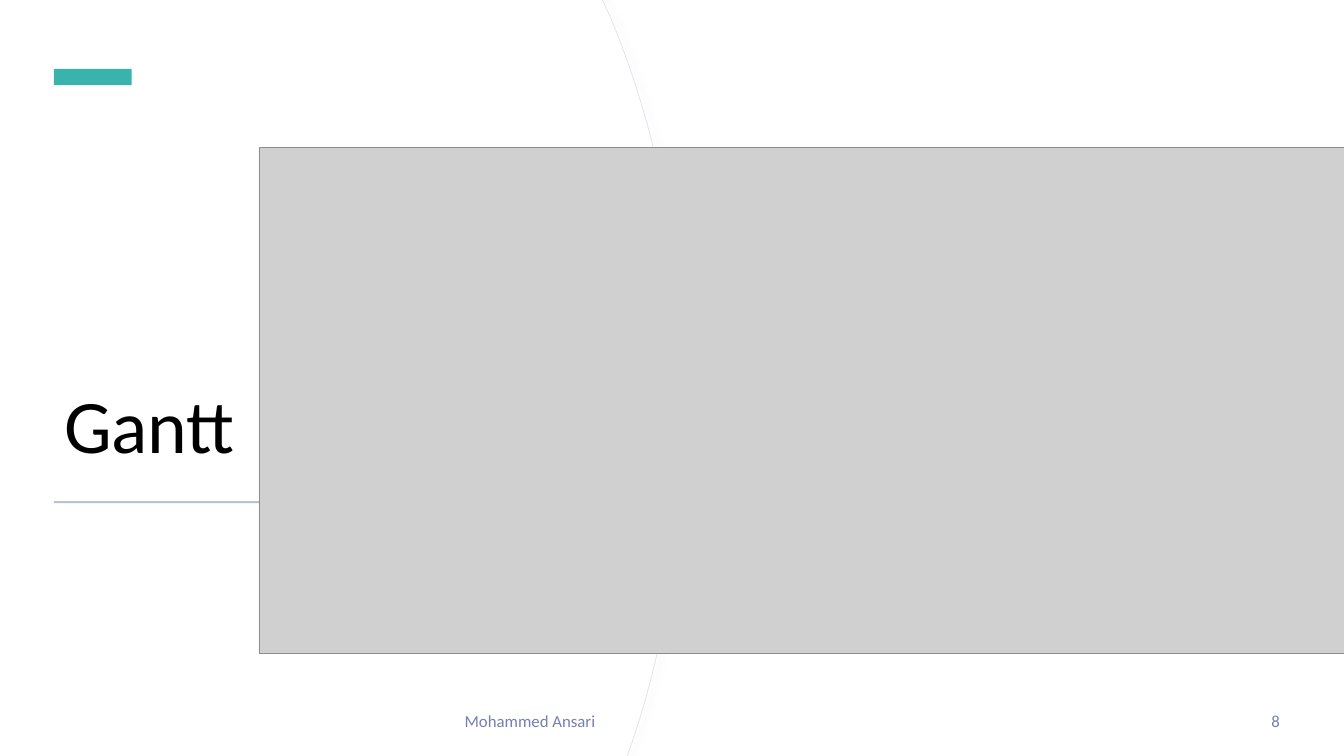
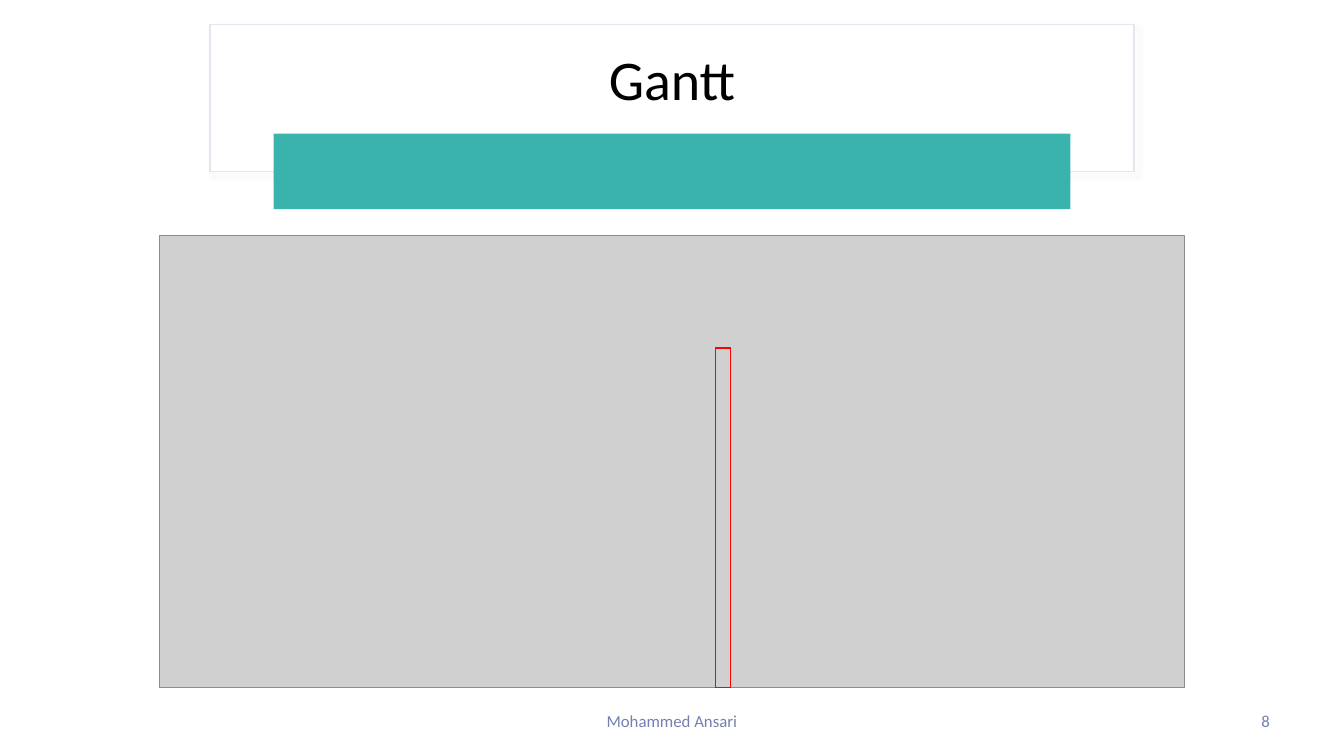
Before and after one commit to dirkt68/pl1-robotics, a slide deck: slide 8 of Presentations/Slides/Presentation_Feb_17.pptx. Drawn at 1344x756 pixels with LibreOffice and Linux fonts; fonts in the diff are those of the drawing; grey boxes stand for pictures. Boxes give left, top, right and bottom in pixels: in the first picture for what was removed or moved away, otherwise in the second. Text is boxed around its words. In the diff, an @@ line names an element or a change of style, - is before the commit and + after.

Commit message:
Added a slide.

```diff
--- a/Presentations/Slides/Presentation_Feb_17.pptx
+++ b/Presentations/Slides/Presentation_Feb_17.pptx
@@ freeform shape removed at (0, 0, 685, 756) @@
@@ freeform shape removed at (0, 0, 684, 756) @@
@@ rectangle added at (210, 24, 1134, 171), fill #FFFFFF, outline #E3E6EF 1 pt @@
@@ title "Gantt": place and size @@
-title "Gantt" at (64, 404, 235, 454)
+title "Gantt" at (609, 63, 735, 101)
@@ title "Gantt" at (609, 63, 735, 101): size 54 to 40 pt; alignment left to centre; vertical alignment bottom to middle @@
@@ rectangle removed at (54, 69, 132, 85) @@
@@ rounded rectangle added at (274, 133, 1071, 209), fill #3AB3AC @@
@@ picture: place and size @@
-picture at (259, 147, 1344, 653)
+picture at (159, 236, 1185, 688)
@@ rectangle added at (716, 348, 731, 688), outline #FF0000 1 pt @@
@@ rectangle removed at (53, 501, 607, 503) @@
@@ text "Mohammed Ansari": place and size @@
-text "Mohammed Ansari" at (465, 715, 595, 727)
+text "Mohammed Ansari" at (607, 715, 737, 727)
@@ page number: place and size @@
-page number at (1271, 715, 1279, 727)
+page number at (1261, 715, 1269, 727)
```
Also in this commit, not shown: 2 other slides changed.
